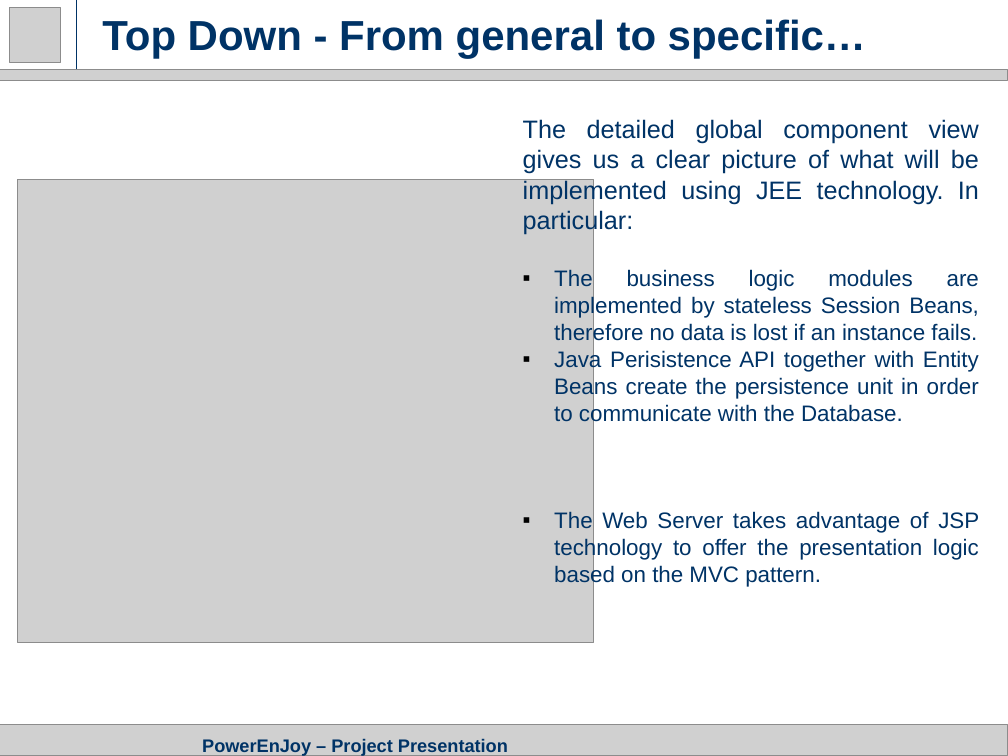
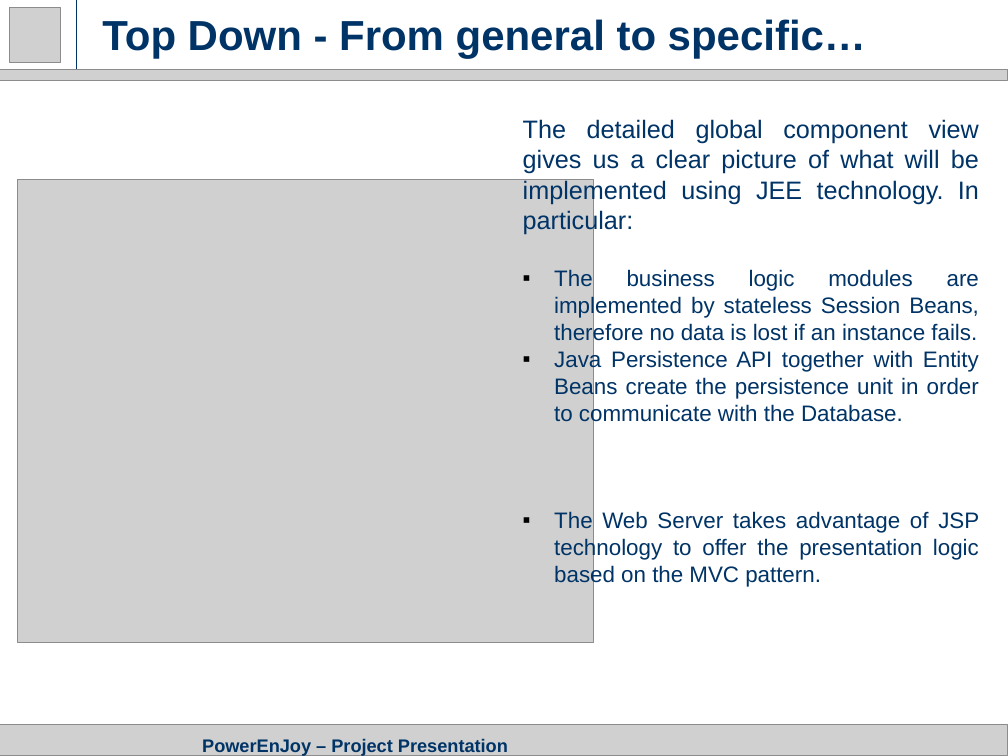
Before and after one commit to GiovanniScotti/PowerEnjoy-SEII-Project-Scotti-Trabucchi, a slide deck: slide 19 of Project Presentation.pptx. Drawn at 1008x756 pixels with LibreOffice and Linux fonts; fonts in the diff are those of the drawing; grey boxes stand for pictures. Boxes give left, top, right and bottom in pixels: in the first picture for what was removed or moved away, otherwise in the second. Text is boxed around its words. In the diff, an @@ line names an element or a change of style, - is before the commit and + after.

```diff
--- a/Project Presentation.pptx
+++ b/Project Presentation.pptx
@@ text at [554, 349, 979, 426]: text changed @@
-▪ Java Perisistence API together with Entity Beans create the persistence unit in order to communicate with the Database.
+▪ Java Persistence API together with Entity Beans create the persistence unit in order to communicate with the Database.
```
Also in this commit, not shown: 1 other slide changed.
